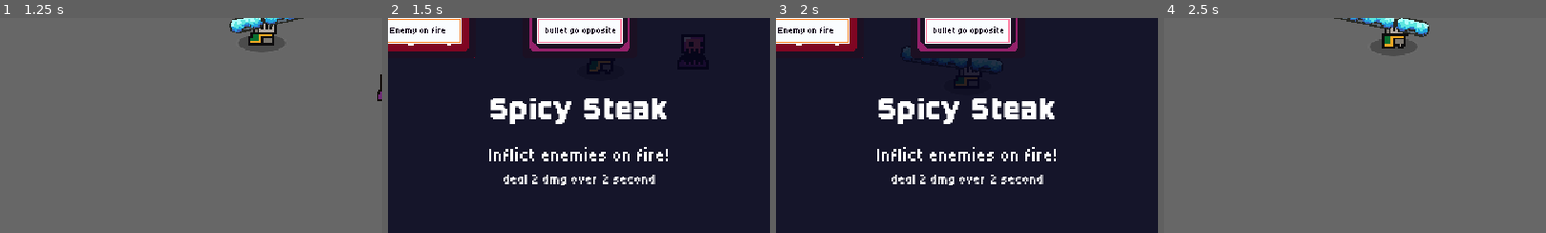
Above: before the commit, frames 1-4 (left to right).
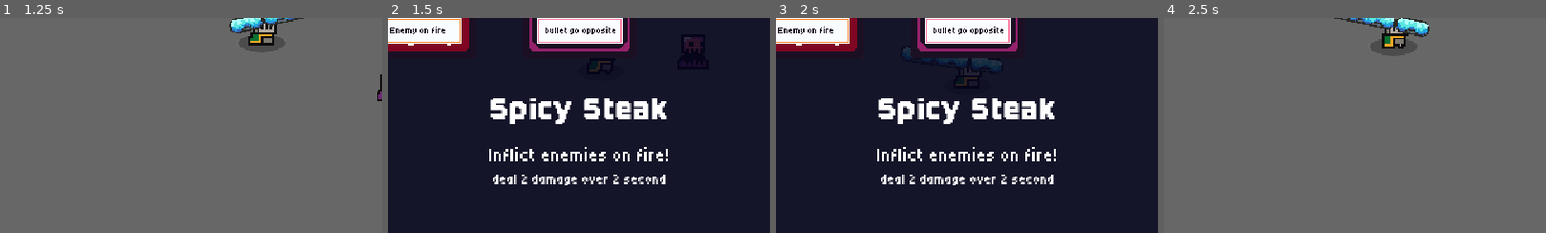
Above: after the commit, the same moments.

Repository: LicoRyte/PSCP--NoIWasTheJudge
Game: Godot game, scene res://Scene/test_scene/guide_test_pc.tscn
The game is run twice, just before and just after one commit, with the same random seed, the same clock (stepped at 60 frames per second) and the same inputs.
Inputs (mouse positions are % of the whole screen's width and height, from its top left):
- Up to frame 1 (1.25 s): move the mouse to (72, 45) at 0.52 s; hold D (Right) from 0.53 s (still down); tap Shift (Dash) at 0.6 s; click (72, 45) at 0.67 s
- Up to frame 2 (1.5 s): move the mouse to (30, 55) at 1.27 s; release D (Right) at 1.28 s; hold S (Down) from 1.28 s (still down); tap P (DevTest) at 1.35 s
- Up to frame 3 (2 s): keep holding S (Down)
- Up to frame 4 (2.5 s): move the mouse to (29, 42) at 2.02 s; release S (Down) at 2.03 s; press the mouse at (29, 42) at 2.03 s; hold D (Right) from 2.03 s (still down)
The pictures show only the part of the screen within x 25-75%, y 50-100%; the shares and areas given below are measured in that part.

Frame 1 is identical in both runs. In frame 2, 1.0% of the frame differs, in the area x 27-73%, y 72-78%; in frame 3, 1.0%; in frame 4, nothing differs.

Commit message:
Code Rewrite v2

Diff:
--- a/Scene/player/Player.tscn
+++ b/Scene/player/Player.tscn
@@ -256,6 +256,8 @@
 
 [node name="StatComponent" type="Node" parent="."]
 script = ExtResource("2_3u0m1")
+base_defense = 2.0
+base_speed = 2.0
 metadata/_custom_type_script = "uid://d3nyobw1vdebu"
 
 [node name="HealthComponent" type="Node" parent="."]
--- a/Scripts/Base/Attack.gd
+++ b/Scripts/Base/Attack.gd
@@ -9,7 +9,6 @@
 func get_damage():
 	return damage
 
-
 func roll():
 	var rand = randf_range(0,100)
 	if rand <= crit_chance:
--- a/Scripts/Base/Effect.gd
+++ b/Scripts/Base/Effect.gd
@@ -12,6 +12,8 @@
 var speed_decreased : float = 0.0
 var speed_increased: float = 0.0
 
+
+
 var entity: Node2D = null
 var stat : StatComponent = null
 var health : HealthComponent = null
@@ -22,11 +24,13 @@
 var att = Attack.new()
 var is_active : bool = false
 
+
+#5 "Flame" 0.35 2 2
 func inflict(target: Node2D, override_duration: float = 0.0):
-	entity = target
+	entity = target #Enemy #5 "Flame" 0.35 2 2
 	health = Common.get_component(entity, HealthComponent)
 	stat = Common.get_component(entity, StatComponent)
-	att.damage = damage
+	att.damage = damage #5
 
 	if not is_active:
 		is_active = true
@@ -34,25 +38,30 @@
 	if override_duration:
 		time_left = override_duration
 	else:
-		time_left = duration
+		time_left = duration #0 -> 2
 
 func refresh(extended_time: float):
 	time_left = max(time_left, 0.0) + extended_time
 	time_left = clamp(time_left, -1.0, duration)
+	return time_left
 
 func effect_update(delta :float) -> bool:
-	self.duration -= delta
+	self.duration -= delta #5 "Flame" 0.35 2 2 #Enemy
 	self.timer += delta
+
 	var ticked: bool = false
+
 	if self.timer >= self.tick_value:
 		self.timer -= self.tick_value
 		_on_ticked()
-		tick_value = true
+		ticked = true
 	if self.duration < 0:
 		stop()
-	return tick_value
+
+	return ticked
 
 func stop():
+	is_active = false
 	entity = null
 	health = null
 	stat = null
@@ -60,7 +69,7 @@
 	time_left = 0.0
 
 func _on_ticked():
-	if health:
+	if health: #Enemy has health_com
 		health.receive_damage(att, true)
 
 func is_expired():
@@ -68,7 +77,7 @@
 
 """STAT GETTER"""
 func get_defense_value():
-	return speed_increased - speed_decreased
+	return defense_increased - defense_decreased
 
 func get_speed_value():
 	return speed_increased - speed_decreased
--- a/Scripts/Base/Entity.gd
+++ b/Scripts/Base/Entity.gd
@@ -30,54 +30,11 @@
 
 func _ready() -> void:
 	current_health = max_health
-	Damage._deal_damage.connect(recieve_damage)
-
-	#Status Effect
-	Damage._inflict_flame.connect(Status_Append)
-	Damage._inflict_freeze.connect(Status_Append)
 
 func _process(delta: float) -> void:
 	_UpdateMultiplier()
-	_UpdateEffect(delta)
 	_CalculateMultiplier()
 
-func recieve_damage(amount: float, target: Entity, source : Node = null) -> void:
-	if target == self:
-		current_health -= amount
-		print(current_health)
-	current_health = clamp(current_health, 0, max_health)
-	if current_health <= 0:
-		_entity_died.emit()
-
-func HasEffect(effect: String) -> bool:
-	return status_effect.has(effect)
-
-func HasAttributes(effect: String, att: String) -> bool:
-	return status_effect[effect].has(att)
-
-func Status_Append(effect_name: String, attributes: Dictionary, reciever: Entity):
-	if reciever != self or HasEffect(effect_name):
-		return
-	status_effect[effect_name] = attributes
-	status_effect[effect_name]["Timer"] = 0.0
-
-func _UpdateEffect(delta: float):
-	for name in status_effect.keys():
-		var effect = status_effect[name]
-		effect["Duration"] -= delta
-
-		if HasAttributes(name, "Tick"):
-			effect["Timer" ] += delta
-
-			if effect["Timer"] >= effect["Tick"]:
-				effect["Timer"] -= effect["Tick"]
-				recieve_damage(effect['Damage'], self)
-
-		if effect["Duration"] <= 0:
-			status_effect.erase(name)
-			continue
-
-		status_effect[name] = effect
 
 func _CalculateMultiplier():
 	total_defense_mul = 0
--- a/Scripts/Base/HealthComponent.gd
+++ b/Scripts/Base/HealthComponent.gd
@@ -12,18 +12,18 @@
 
 
 func receive_damage(attack : Attack, is_magic : bool = false):
-	#var actual_damage = attack.get_damage()
-	var actual_attack = attack.get_damage()
-	print(actual_attack)
+	var actual_attack = attack.get_damage() #5
 
 	if not is_magic:
-		actual_attack = stat_component.calculate_output(attack).get_damage()
+		actual_attack = stat_component.calculate_output(attack).get_damage()  #1
 
-	current_health -= actual_attack
+	current_health -= actual_attack #100 - 1 = 99
 	print(current_health)
 	if current_health <= 0:
 		if get_parent().has_signal("_object_died"):
 			get_parent()._object_died.emit()
+
+
 
 func _add_max_health(amount : float, increase_current: bool = false):
 	max_health += amount
--- a/Scripts/Base/StatComponent.gd
+++ b/Scripts/Base/StatComponent.gd
@@ -21,16 +21,17 @@
 	if not status_component:
 		return
 	var stat = status_component.getMultiplier()
-	defense_multiplier = defense_multiplier + stat["defense"]
-	speed_multiplier = speed_multiplier + stat["speed"]
+	defense_multiplier = defense_multiplier + stat["defense"] #1 + 1 = 2
+	speed_multiplier = speed_multiplier + stat["speed"] #1 + 3 = 4
 	#in format of 1 + stat in which stat start at 0
 
-func calculate_output(attack: Attack):
+func calculate_output(attack: Attack):  #5 crit = 2 critmultiplier 25
+	var new_attack : Attack # 0 0 0 0
 	if status_component:
-		status_calculation(attack)
+		new_attack = status_calculation(attack)
 	else:
-		non_status_calculation(attack)
-	return attack
+		new_attack = non_status_calculation(attack)
+	return new_attack
 
 func non_status_calculation(attack : Attack):
 	return attack
--- a/Scripts/Base/StatusComponent.gd
+++ b/Scripts/Base/StatusComponent.gd
@@ -4,7 +4,7 @@
 @export var entity: HealthComponent
 
 var current_effect : Dictionary = {
-
+	#5 "Flame" 0.35 2 2
 }
 var output_defense: float = 0.0
 var output_speed: float = 0.0
@@ -21,14 +21,14 @@
 	return current_effect.has(effect_name)
 
 func addEffect(effect : Effect):
-	if hasEffect(name):
+	if hasEffect(effect.effect_name):
 		current_effect.get(effect.effect_name).duration = effect.refresh(effect.duration)
 	else:
 		current_effect[effect.effect_name] = effect
 
 func updateCurrent(delta : float):
 	for name in current_effect.keys():
-		var effect: Effect = current_effect[name]
+		var effect: Effect = current_effect[name] #5 "Flame" 0.35 2 2
 		if effect.effect_update(delta):
 			pass
 		if effect.is_expired():
@@ -42,10 +42,10 @@
 	var speed_sum: float = 1.0
 
 	for eff: Effect in current_effect.values():
-		defense_sum += eff.get_defense_value()
-		speed_sum += eff.get_speed_value()
+		defense_sum += eff.get_defense_value() #5 "Flame" 0.35 2 2
+		speed_sum += eff.get_speed_value() #1 + 2 = 3
 
 	return {
 		"defense": defense_sum,
-		"speed": speed_sum
+		"speed": speed_sum #3
 	}
--- a/Scripts/Card Scripts/NewBackfire.gd
+++ b/Scripts/Card Scripts/NewBackfire.gd
@@ -3,6 +3,7 @@
 
 var added_health:  float = 15
 const BACKFIRE = preload("uid://bj0uc0poslc66")
+
 
 
 func _init() -> void:
--- a/Scripts/Card Scripts/NewSpicySteak.gd
+++ b/Scripts/Card Scripts/NewSpicySteak.gd
@@ -6,6 +6,6 @@
 func _init() -> void:
 	_set_name("Spicy Steak")
 	_set_description("Inflict enemies on fire!")
-	_set_stat_name("deal 2 dmg over 2 second")
+	_set_stat_name("deal 2 damage over 2 second")
 	_set_image(SPICY_STEAK)
 	_add_mod(FlameBullet.new())
--- a/Scripts/Gun_scripts/Modifier/FlameBullet.gd
+++ b/Scripts/Gun_scripts/Modifier/FlameBullet.gd
@@ -12,7 +12,7 @@
 	pass
 
 func on_spawn(bullet: Bullet):
-	bullet.extra_damage += 2
+	pass
 
 func on_hit(bullet, target, bullet_attributes):
 	var eff = Effect.new()
--- a/Scripts/Gun_scripts/Modifier/ReverseBullet.gd
+++ b/Scripts/Gun_scripts/Modifier/ReverseBullet.gd
@@ -11,7 +11,6 @@
 
 func on_spawn(bullet: Bullet):
 	reverse_speed = bullet.base_bullet_speed / time_till_reverse
-
 	bullet.extra_damage += 4
 
 func on_active(bullet : Bullet, delta):
--- a/Scripts/Service_scripts/CardRandomizer.gd
+++ b/Scripts/Service_scripts/CardRandomizer.gd
@@ -10,10 +10,14 @@
 signal _game_continue
 
 var current_card_on_screen = []
+
+
 var card_storage = [
 	NewBackfire.new(),
 	NewSpicySteak.new()
 ]
+
+
 var blacklist = []
 
 enum sequence_flow { CONTINUE, SELECTION, BEFORE_CONTINUE }
--- a/Scripts/Service_scripts/Common.gd
+++ b/Scripts/Service_scripts/Common.gd
@@ -1,7 +1,7 @@
 extends Node
 class_name Common
 
-static func get_component(node: Node, class_you_want_to_find_in_that_node):
+static func get_component(node: Node, class_you_want_to_find_in_that_node): #get_parent() #StatComponent
 	if is_instance_of(node, class_you_want_to_find_in_that_node):
 		return node
 
@@ -12,6 +12,15 @@
 	return null #BEWARE OF TOO MUCH RECURSION
 
 
+
+
+
+
+
+
+
+
+
 static func try_get_meta(node: Node, meta : String, val = null):
 	if node.has_meta(meta):
 		return true
--- a/Scripts/Service_scripts/DamageSystem.gd
+++ b/Scripts/Service_scripts/DamageSystem.gd
@@ -13,8 +13,7 @@
 	if detect_area.has_method("detect_attack"):
 		detect_area.detect_attack(att_pack)
 
-func deal_effect(effect : Effect, body: Node2D):
-	print("pass rental")
+func deal_effect(effect : Effect, body: Node2D): #Enemy
 	var detect_area = Common.get_component(body, HitboxComponent)
 	if not detect_area:
 		return
--- a/Scripts/player/player.gd
+++ b/Scripts/player/player.gd
@@ -29,9 +29,7 @@
 	GameEvents._shake_call.connect(camera_shake)
 	gun = get_node_or_null("AnimatedSprite2D/gun")
 	current_stamina = max_stamina
-
 	_entity_died.connect(_on_player_died)
-
 	state_machine_mm.initialize(self)
 	GameEvents._hpchanged.emit(current_health)
 
@@ -39,15 +37,12 @@
 	GameEvents._hpchanged.emit(current_health)
 	super._process(delta)
 	current_move_speed = move_speed * current_speed_multiplier
-
 	"""นับเวลา dash cooldown"""
 	if not can_dash:
 		_dash_cd_left -= delta
 		if _dash_cd_left <= 0.0:
 			_dash_cd_left = 0.0
 			can_dash = true
-
-
 func _physics_process(delta: float) -> void:
 	state_machine_mm.process_physics(delta)
 func _unhandled_input(event: InputEvent) -> void:
@@ -74,26 +69,10 @@
 	GameEvents._player_died.emit()
 	is_died = true
 
-func _on_card_container_child_entered_tree(card: Card) -> void:
-	print_debug(card)
-	card.player_stat_change(self)
-	card.card_added()
-	card.gun_stat_change(gun)
-
-func _on_card_container_child_exiting_tree(card: Card) -> void:
-	card.player_stat_revert(self)
-	#card.card_removed()
-
-func add_card_to_card_container(card: Card):
-	print("Should")
-	print(card)
-	card_container.add_child(card)
-
 func camera_shake():
 	CamCom.apply_shake(player_cam,3,5)
 
 func recieve_damage(amount: float, target: Entity, source : Node = null) -> void:
-	super(amount, target, source)
 	CamCom.play_effect("fracture", target.global_position)
 	camera_shake()
 	GlobalAudio.fx("damage")
